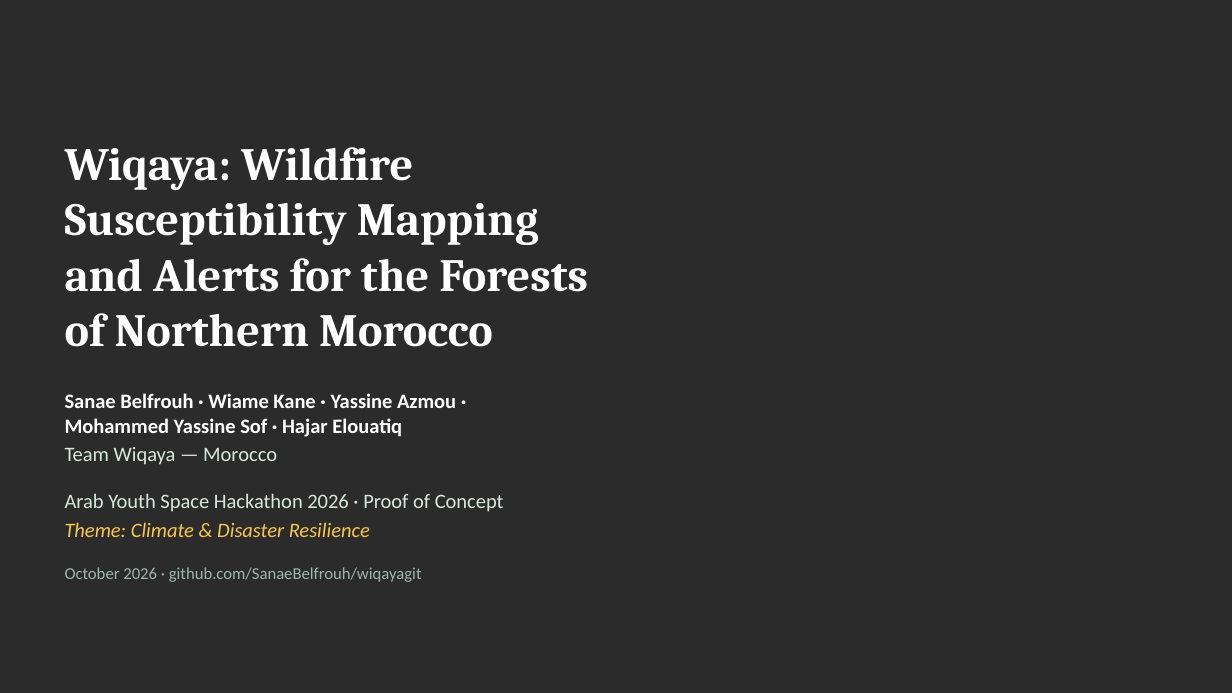
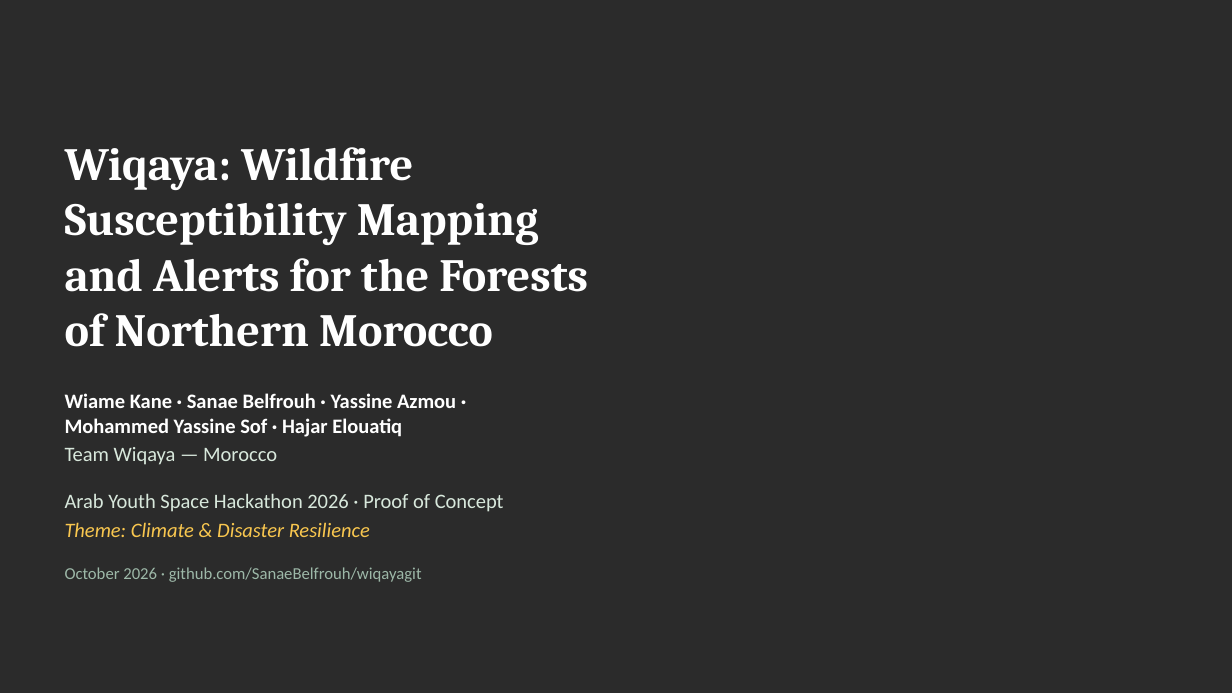
Before and after one commit to SanaeBelfrouh/wiqayagit, a slide deck: slide 1 of docs/slides.pptx. Drawn at 1232x693 pixels with LibreOffice and Linux fonts; fonts in the diff are those of the drawing; background and template pictures are left out; a plain dark background stands for a picture behind light text. Boxes give left, top, right and bottom in pixels: in the first picture for what was removed or moved away, otherwise in the second. Text is boxed around its words. In the diff, an @@ line names an element or a change of style, - is before the commit and + after.

Commit message:
List Wiame Kane first in the README, slides and licence

```diff
--- a/docs/slides.pptx
+++ b/docs/slides.pptx
@@ text at (65, 393, 456, 437): text changed @@
-Sanae Belfrouh · Wiame Kane · Yassine Azmou · Mohammed Yassine Sof · Hajar Elouatiq
+Wiame Kane · Sanae Belfrouh · Yassine Azmou · Mohammed Yassine Sof · Hajar Elouatiq
```
Also in this commit, not shown: 3 other files.
